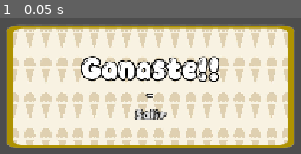
Above: before the commit, frame 1.
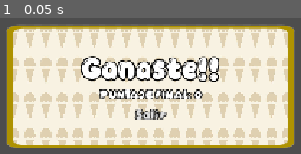
Above: after the commit, the same moment.

Repository: JsAaronxD/BIC
Game: Godot game, scene res://Escenas/final_win_screen.tscn
Same seed, same stepped clock (60 frames per second), same inputs: the game is played once before the commit and once after it. This scene is started directly instead of the project's main scene. Sound files missing from this copy of the repository are replaced by a short silence.
Inputs:
- Up to frame 1 (0.05 s): no input

The runs differ from the first frame. In frame 1, 2.2% of the frame differs, in the area x 32-68%, y 52-60%.

Commit message:
POSIBLES CAMBIOS FINALES

Diff:
--- a/bic/Escenas/banana_f.gd
+++ b/bic/Escenas/banana_f.gd
@@ -12,6 +12,7 @@
 
 func _on_body_entered(body: Node) -> void:
 	if body.is_in_group("player"):
+		GameManager.add_to_total_score(points)
 		body.add_points(points)
 		_play_sound()
 		banana_eaten.emit()
--- a/bic/Escenas/enemigo_1.gd
+++ b/bic/Escenas/enemigo_1.gd
@@ -73,9 +73,6 @@
 
 	# tiene un camino libre
 
-	if is_trapped:
-		print("¡Enemigo libre!")
-
 	is_trapped = false # Ya no esta encerrado
 	target_position = try_pos
 	is_moving = true
--- a/bic/Escenas/final_win_screen.gd
+++ b/bic/Escenas/final_win_screen.gd
@@ -1,7 +1,7 @@
 extends CanvasLayer
 
 @onready var win_music: AudioStreamPlayer = $win_music
-
+@onready var score_label = $VBoxContainer/ScoreLabel
 # Esta señal le avisará al nivel que debe cambiar de escena
 signal next_level_pressed
 
@@ -12,17 +12,10 @@
 	process_mode = Node.PROCESS_MODE_ALWAYS
 	win_music.play()
 
+	if score_label:
+		score_label.text = "PUNTAJE FINAL: " + str(GameManager.total_score)
+
 func _on_quit_button_pressed() -> void:
 	get_tree().paused = false
+	GameManager.reset_total_score()
 	get_tree().change_scene_to_file("res://Escenas/main_menu.tscn")
-
-
-func _on_next_level_button_pressed() -> void:
-	# Quitamos la pausa antes de cambiar de escena
-	get_tree().paused = false
-
-	# Emitimos la señal para que el script del nivel nos escuche
-	next_level_pressed.emit()
-
-	# Nos destruimos
-	queue_free()
--- a/bic/Escenas/final_win_screen.tscn
+++ b/bic/Escenas/final_win_screen.tscn
@@ -52,7 +52,7 @@
 label_settings = SubResource("LabelSettings_wcmeq")
 horizontal_alignment = 1
 
-[node name="Label2" type="Label" parent="VBoxContainer"]
+[node name="ScoreLabel" type="Label" parent="VBoxContainer"]
 layout_mode = 2
 theme_override_colors/font_outline_color = Color(0, 0, 0, 1)
 theme_override_constants/outline_size = 5
--- a/bic/Escenas/game_over_screen.gd
+++ b/bic/Escenas/game_over_screen.gd
@@ -15,9 +15,11 @@
 	lose_music.play()
 
 func _on_retry_button_pressed() -> void:
+	GameManager.reset_score_to_checkpoint()
 	get_tree().paused = false
 	get_tree().reload_current_scene()
 
 func _on_quit_button_pressed() -> void:
+	GameManager.reset_total_score()
 	get_tree().paused = false
 	get_tree().change_scene_to_file("res://Escenas/main_menu.tscn")
--- a/bic/Escenas/lvl_1.gd
+++ b/bic/Escenas/lvl_1.gd
@@ -11,6 +11,8 @@
 var total_fruit_count: int = 0
 
 func _ready():
+	GameManager.save_score_checkpoint()
+
 	await get_tree().process_frame
 
 	var fruits = get_tree().get_nodes_in_group("fruit")
--- a/bic/Escenas/lvl_2.gd
+++ b/bic/Escenas/lvl_2.gd
@@ -1,7 +1,6 @@
 extends Node2D
 
 @export var victory_screen_scene: PackedScene
-@export var next_level_scene: PackedScene
 
 @onready var hud = $HUD
 
@@ -11,6 +10,8 @@
 var total_fruit_count: int = 0
 
 func _ready():
+	GameManager.save_score_checkpoint()
+
 	await get_tree().process_frame
 
 	var fruits = get_tree().get_nodes_in_group("fruit")
@@ -37,7 +38,7 @@
 func _on_normal_fruit_eaten():
 	total_fruit_count -= 1
 	normal_fruit_count -= 1
-	print("Banana comida. Quedan %s bananas. Total frutas: %s" % [normal_fruit_count, total_fruit_count])
+
 
 	# Comprobamos si las frutas NORMALES se acabaron
 	if normal_fruit_count <= 0:
@@ -51,7 +52,7 @@
 func _on_second_fruit_eaten():
 	total_fruit_count -= 1
 	second_fruit_count -= 1
-	print("Uva comida. Quedan %s uvas. Total frutas: %s" % [second_fruit_count, total_fruit_count])
+
 
 	# Si se comen todas las frutas, ganamos
 	if total_fruit_count <= 0:
@@ -69,11 +70,3 @@
 
 	var win_screen = victory_screen_scene.instantiate()
 	add_child(win_screen)
-
-	win_screen.next_level_pressed.connect(_on_go_to_next_level)
-
-func _on_go_to_next_level():
-	if next_level_scene:
-		get_tree().change_scene_to_packed(next_level_scene)
-	else:
-		get_tree().change_scene_to_file("res://Escenas/main_menu.tscn")
--- a/bic/Escenas/pause_menu.gd
+++ b/bic/Escenas/pause_menu.gd
@@ -20,6 +20,7 @@
 	get_tree().reload_current_scene()
 
 func _on_quit_button_pressed():
+	GameManager.reset_total_score()
 	quit_pressed.emit() # Avisa al HUD que salga al menú
 
 func _on_options_button_pressed():
--- a/bic/Escenas/uvas_f.gd
+++ b/bic/Escenas/uvas_f.gd
@@ -11,6 +11,7 @@
 
 func _on_body_entered(body: Node) -> void:
 	if body.is_in_group("player"):
+		GameManager.add_to_total_score(points)
 		body.add_points(points)
 		_play_sound()
 		second_fruit_eaten.emit()
--- a/bic/Escenas/win_screen.gd
+++ b/bic/Escenas/win_screen.gd
@@ -13,6 +13,7 @@
 	win_music.play()
 
 func _on_quit_button_pressed() -> void:
+	GameManager.reset_total_score()
 	get_tree().paused = false
 	get_tree().change_scene_to_file("res://Escenas/main_menu.tscn")
 
--- a/bic/GameManager.gd
+++ b/bic/GameManager.gd
@@ -1,12 +1,17 @@
 extends Node
 
 var total_score: int = 0
+var score_at_level_start: int = 0
 
-# Esta función la usará el HUD para sumar puntos
 func add_to_total_score(amount: int):
 	total_score += amount
 	print("Score Global ahora es: ", total_score)
 
-# Esta función la usará el Menú Principal
 func reset_total_score():
 	total_score = 0
+
+func save_score_checkpoint():
+	score_at_level_start = total_score
+
+func reset_score_to_checkpoint():
+	total_score = score_at_level_start
